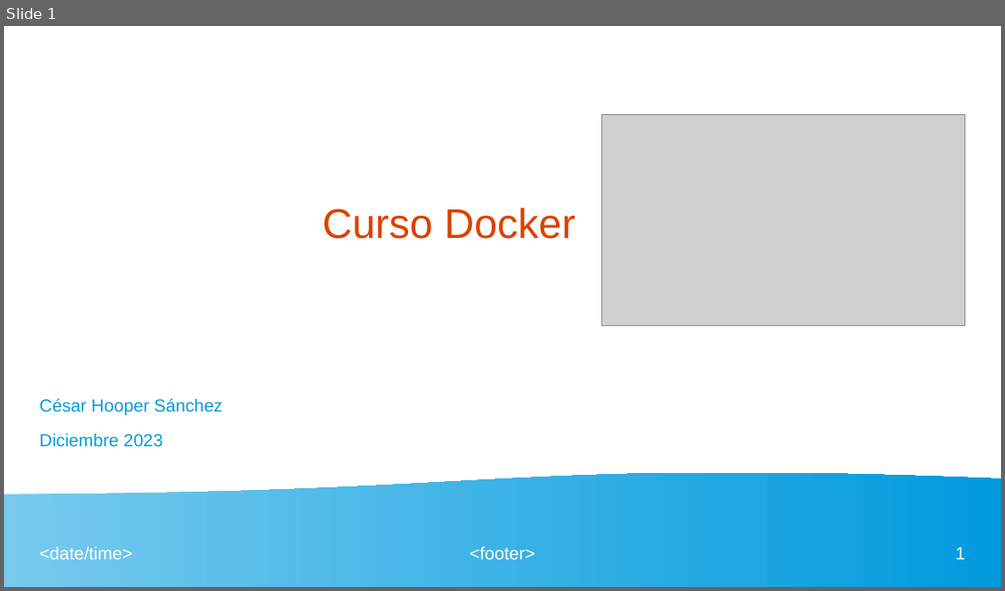
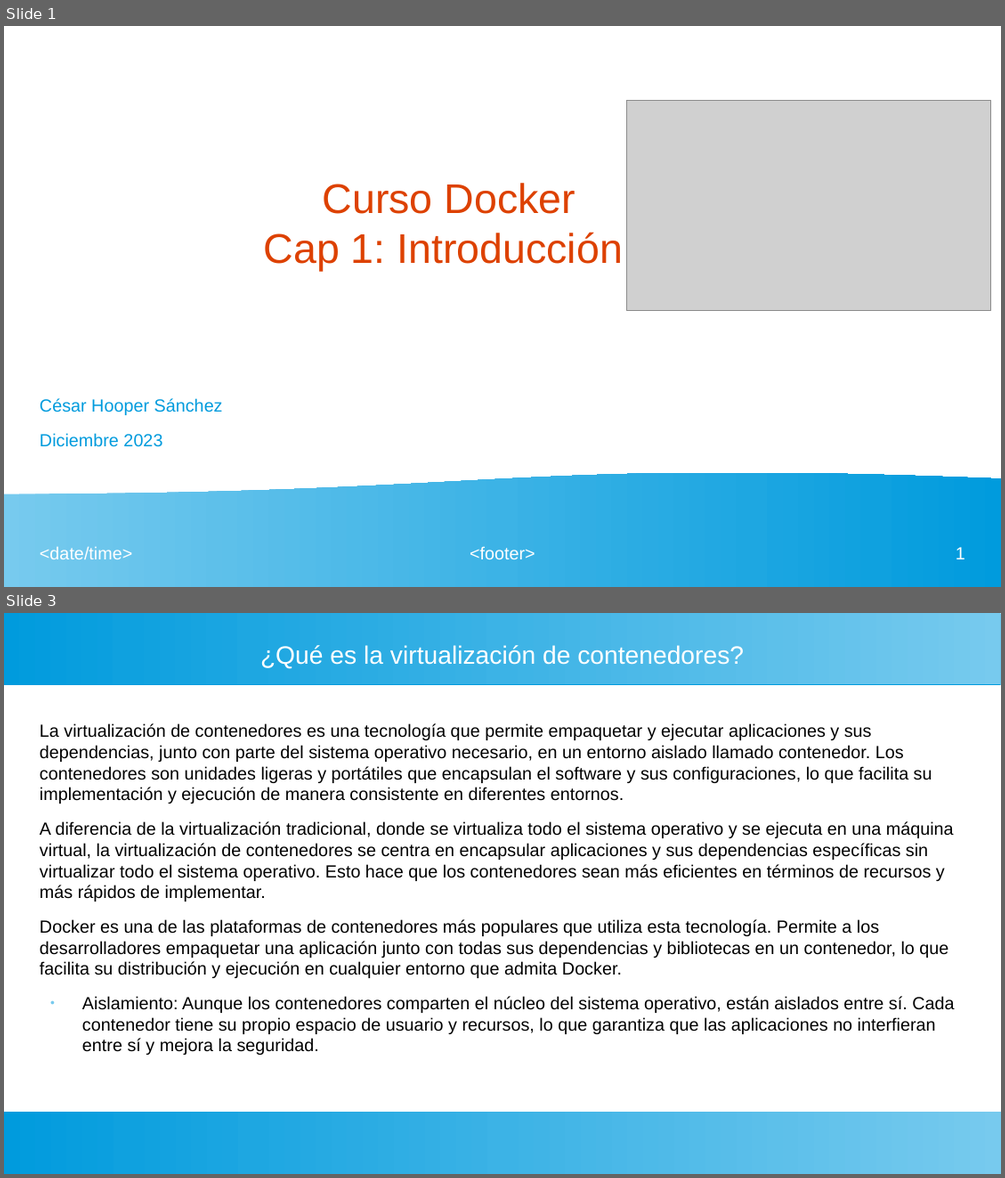
Before and after one commit to hoopercesar/Dockers, a slide deck: curso_docker/dockerPPT.odp. Shown one above the other, each under a label of ours: slide 1 before the commit, slides 1 and 3 after it; the slides between them are not shown. The pictures are 1005x591 and 1005x1178 pixels, drawn with LibreOffice and Linux fonts; fonts in the diff are those of the drawing; grey boxes stand for pictures. Boxes give left, top, right and bottom in pixels: in the first picture for what was removed or moved away, otherwise in the second. Text is boxed around its words. In the diff, an @@ line names an element or a change of style, - is before the commit and + after.

```diff
--- a/curso_docker/dockerPPT.odp
+++ b/curso_docker/dockerPPT.odp
@@ slide 3 added at box(4, 613, 1001, 1174), background #FFFFFF @@
@@ rectangle added at box(4, 613, 1001, 684), fill gradient #77CAEE to #75C9EE to #73C9ED to #71C8ED to #6FC7ED to #6EC6ED @@
@@ title added at box(260, 645, 744, 669), 20 pt, text #FFFFFF @@
+¿Qué es la virtualización de contenedores?
@@ text added at box(40, 723, 954, 1054), 14 pt, text #000000 @@
+La virtualización de contenedores es una tecnología que permite empaquetar y ejecutar aplicaciones y sus dependencias, junto con parte del sistema operativo necesario, en un entorno aislado llamado contenedor. Los contenedores son unidades ligeras y portátiles que encapsulan el software y sus configuraciones, lo que facilita su implementación y ejecución de manera consistente en diferentes entornos.
+A diferencia de la virtualización tradicional, donde se virtualiza todo el sistema operativo y se ejecuta en una máquina virtual, la virtualización de contenedores se centra en encapsular aplicaciones y sus dependencias específicas sin virtualizar todo el sistema operativo. Esto hace que los contenedores sean más eficientes en términos de recursos y más rápidos de implementar.
+Docker es una de las plataformas de contenedores más populares que utiliza esta tecnología. Permite a los desarrolladores empaquetar una aplicación junto con todas sus dependencias y bibliotecas en un contenedor, lo que facilita su distribución y ejecución en cualquier entorno que admita Docker.
+● Aislamiento: Aunque los contenedores comparten el núcleo del sistema operativo, están aislados entre sí. Cada contenedor tiene su propio espacio de usuario y recursos, lo que garantiza que las aplicaciones no interfieran entre sí y mejora la seguridad.
@@ rectangle added at box(4, 1111, 1001, 1174), fill gradient #77CAEE to #75C9EE to #73C9ED to #71C8ED to #6FC7ED to #6EC6ED @@
@@ slide 1 changed as well @@
@@ picture: place and size @@
-picture at box(602, 115, 965, 325)
+picture at box(627, 100, 991, 311)
@@ title at box(264, 183, 623, 271): text changed @@
-Curso Docker
+Curso Docker
+Cap 1: Introducción
```
Also in this commit, not shown: 1 other slide changed, 8 other slides added.
